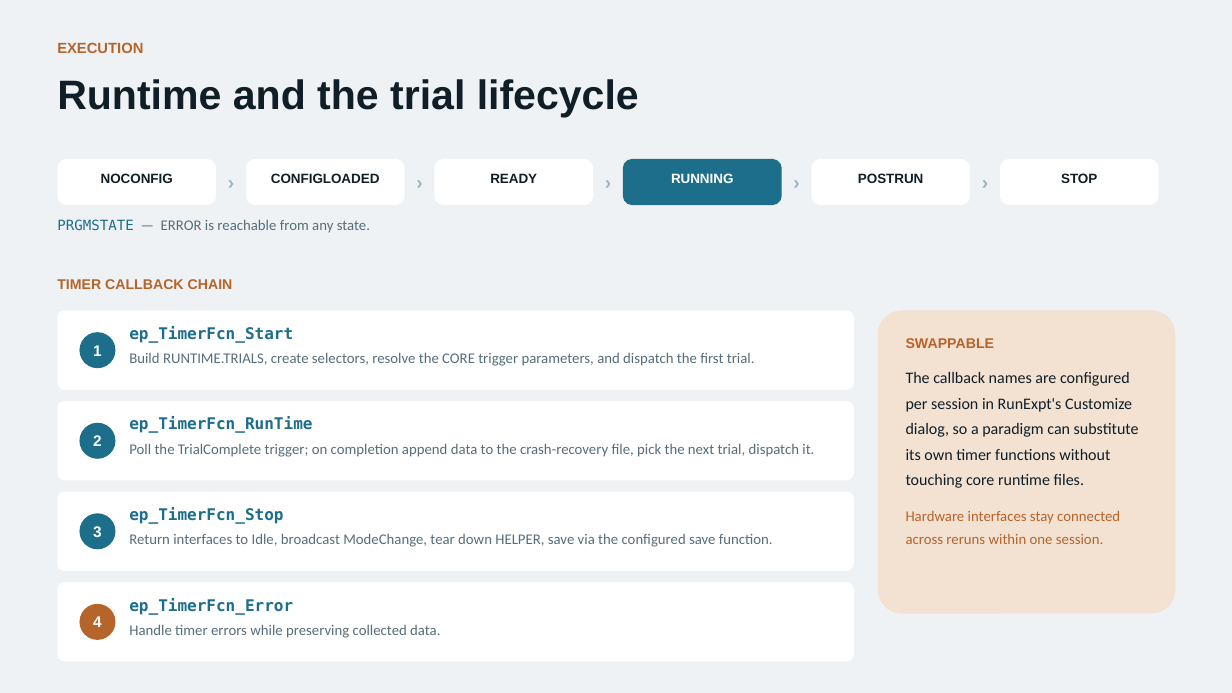
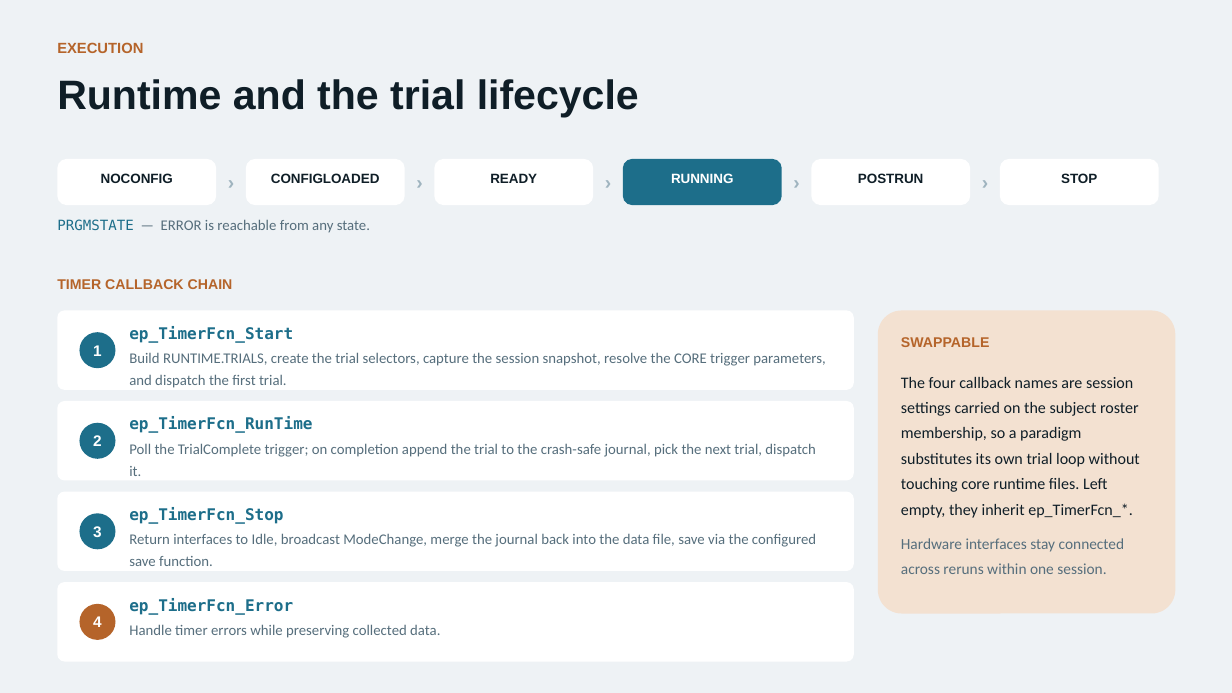
Before and after one commit to dstolz/epsych2, a slide deck: slide 8 of documentation/overviews/EPsych2_Overview.pptx (slide 6 before the commit). Drawn at 1232x693 pixels with LibreOffice and Linux fonts; fonts in the diff are those of the drawing. Boxes give left, top, right and bottom in pixels: in the first picture for what was removed or moved away, otherwise in the second. Text is boxed around its words. In the diff, an @@ line names an element or a change of style, - is before the commit and + after.

```diff
--- a/documentation/overviews/EPsych2_Overview.pptx
+++ b/documentation/overviews/EPsych2_Overview.pptx
@@ text at [129,352,825,388]: text changed @@
-Build RUNTIME.TRIALS, create selectors, resolve the CORE trigger parameters, and dispatch the first trial.
+Build RUNTIME.TRIALS, create the trial selectors, capture the session snapshot, resolve the CORE trigger parameters, and dispatch the first trial.
@@ text added at [901,337,990,347], 11 pt, text #B5642A, bold @@
+SWAPPABLE
@@ text at [901,377,1140,518]: text changed @@
-SWAPPABLE
-The callback names are configured per session in RunExpt's Customize dialog, so a paradigm can substitute its own timer functions without touching core runtime files.
+The four callback names are session settings carried on the subject roster membership, so a paradigm substitutes its own trial loop without touching core runtime files. Left empty, they inherit ep_TimerFcn_*.
@@ text "The four callback names are ...": place and size @@
-text "The four callback names are ..." at [906,338,1139,544]
+text "The four callback names are ..." at [901,377,1140,574]
@@ text at [129,443,815,476]: text changed @@
-Poll the TrialComplete trigger; on completion append data to the crash-recovery file, pick the next trial, dispatch it.
+Poll the TrialComplete trigger; on completion append the trial to the crash-safe journal, pick the next trial, dispatch it.
@@ text at [129,533,816,566]: text changed @@
-Return interfaces to Idle, broadcast ModeChange, tear down HELPER, save via the configured save function.
+Return interfaces to Idle, broadcast ModeChange, merge the journal back into the data file, save via the configured save function.
@@ text at [901,538,1124,574]: size 11.5 to 12 pt, text colour #B5642A to #566E7C in "Hardware interfaces stay connected across reruns within ..."; line spacing 1.3 to 1.32; less space between paragraphs @@
```
Also in this commit, not shown: 12 other slides changed, 7 slides added.
